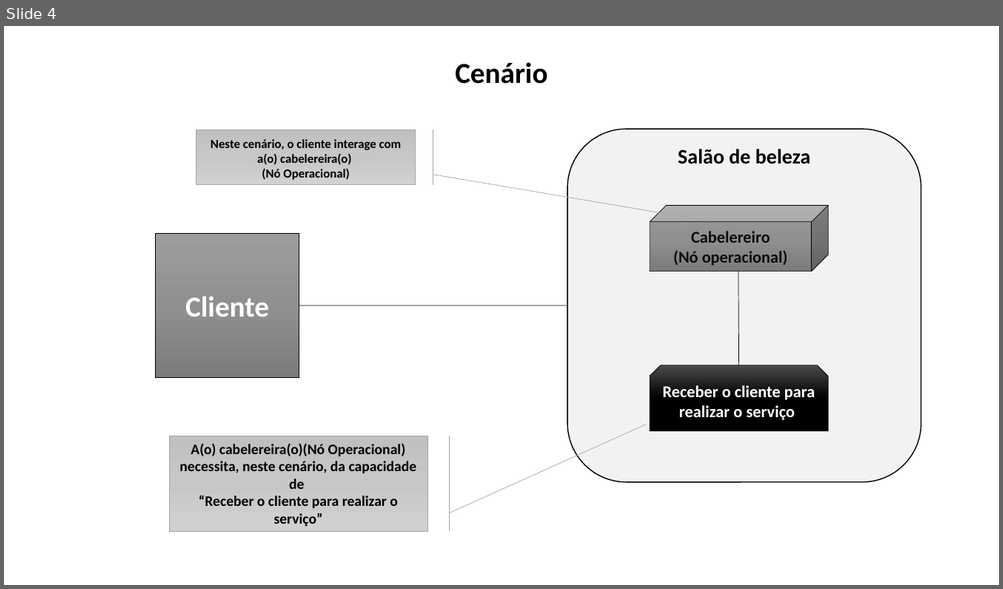
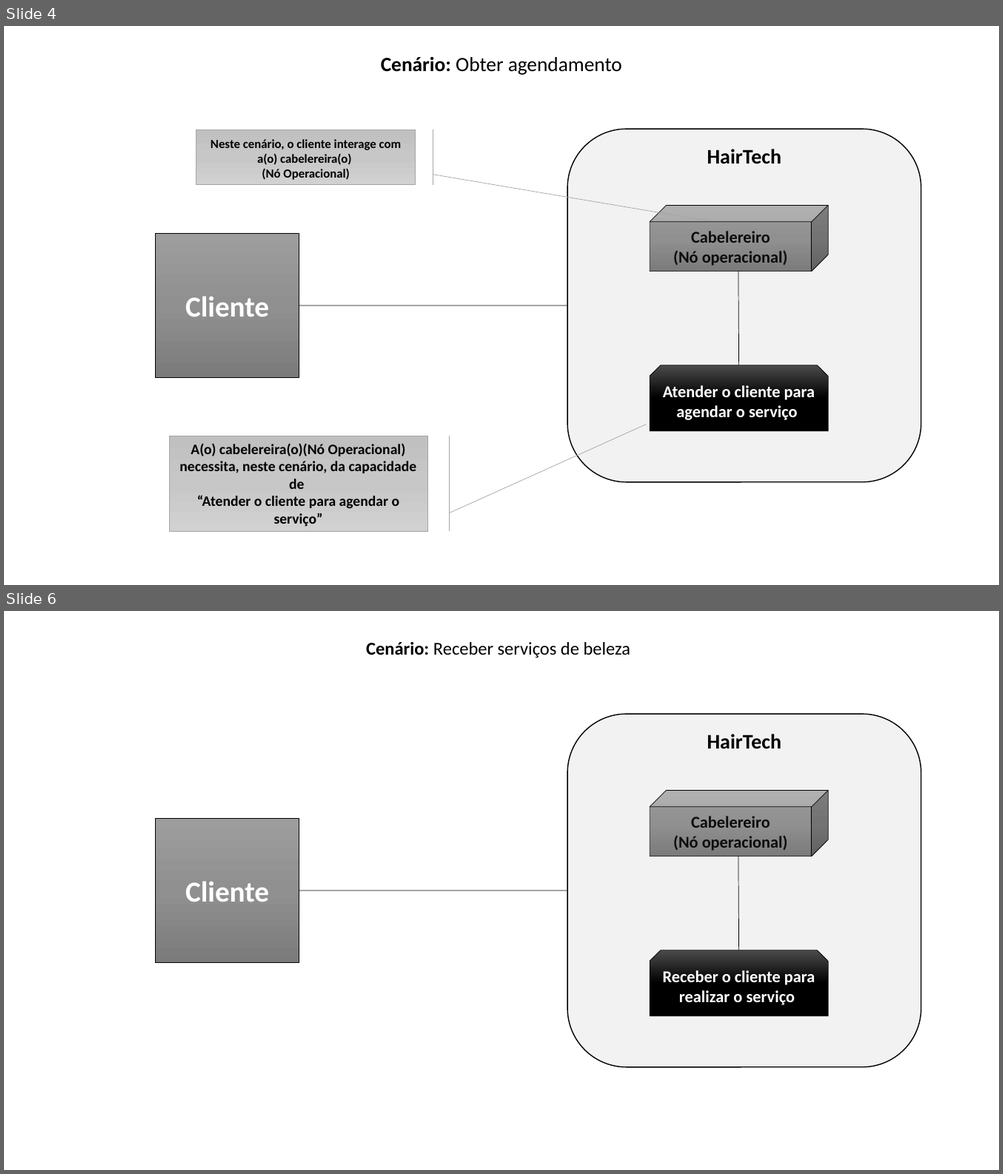
Before and after one commit to MSPowerSI/hairtech, a slide deck: artefatos/15 - Arquitetura de Negócio para cada Cenário.pptx. Shown one above the other, each under a label of ours: slide 4 before the commit, slides 4 and 6 after it; the slides between them are not shown. The pictures are 1003x589 and 1003x1174 pixels, drawn with LibreOffice and Linux fonts; fonts in the diff are those of the drawing. Boxes give left, top, right and bottom in pixels: in the first picture for what was removed or moved away, otherwise in the second. Text is boxed around its words. In the diff, an @@ line names an element or a change of style, - is before the commit and + after.

```diff
--- a/artefatos/15 - Arquitetura de Negócio para cada Cenário.pptx
+++ b/artefatos/15 - Arquitetura de Negócio para cada Cenário.pptx
@@ slide 6 added at [4, 611, 999, 1170], background #FFFFFF @@
@@ text added at [366, 642, 631, 658], 17.5 pt, text #000000 @@
+Cenário: Receber serviços de beleza
@@ rounded rectangle added at [567, 714, 921, 1068], fill #F2F2F2, outline #000000 1 pt @@
@@ text added at [707, 734, 782, 749], 20 pt, text #000000, bold @@
+HairTech
@@ cube added at [649, 791, 828, 857], fill gradient #9D9D9D to #909090 to #7C7C7C, outline #000000 0.5 pt, 16 pt, text #0D0D0D, bold @@
+Cabelereiro
+(Nó operacional)
@@ rectangle added at [156, 819, 299, 963], fill gradient #9D9D9D to #909090 to #7C7C7C, outline #000000 0.5 pt, 28 pt, text #FFFFFF, bold @@
+Cliente
@@ line added from (738, 857) to (739, 951), #000000 0.5 pt @@
@@ line added from (567, 891) to (296, 891), #000000 0.5 pt @@
@@ snip same rect added at [649, 951, 828, 1016], fill gradient #4B4B4B to #000000, outline #000000 0.5 pt, 16 pt, text #FFFFFF, bold @@
+Receber o cliente para realizar o serviço
@@ slide 4 changed as well @@
@@ text at [381, 57, 622, 75]: text changed; size 28 to 19.6 pt; bold off @@
-Cenário
+Cenário: Obter agendamento
@@ text at [707, 149, 782, 164]: text changed @@
-Salão de beleza
+HairTech
@@ text in snip same rect at [663, 386, 814, 420]: text changed @@
-Receber o cliente para realizar o serviço
+Atender o cliente para agendar o serviço
@@ text at [197, 495, 400, 527]: text changed @@
-“Receber o cliente para realizar o serviço”
+“Atender o cliente para agendar o serviço”
```
Also in this commit, not shown: 2 other slides changed, 4 other slides added, 1 slide removed.
